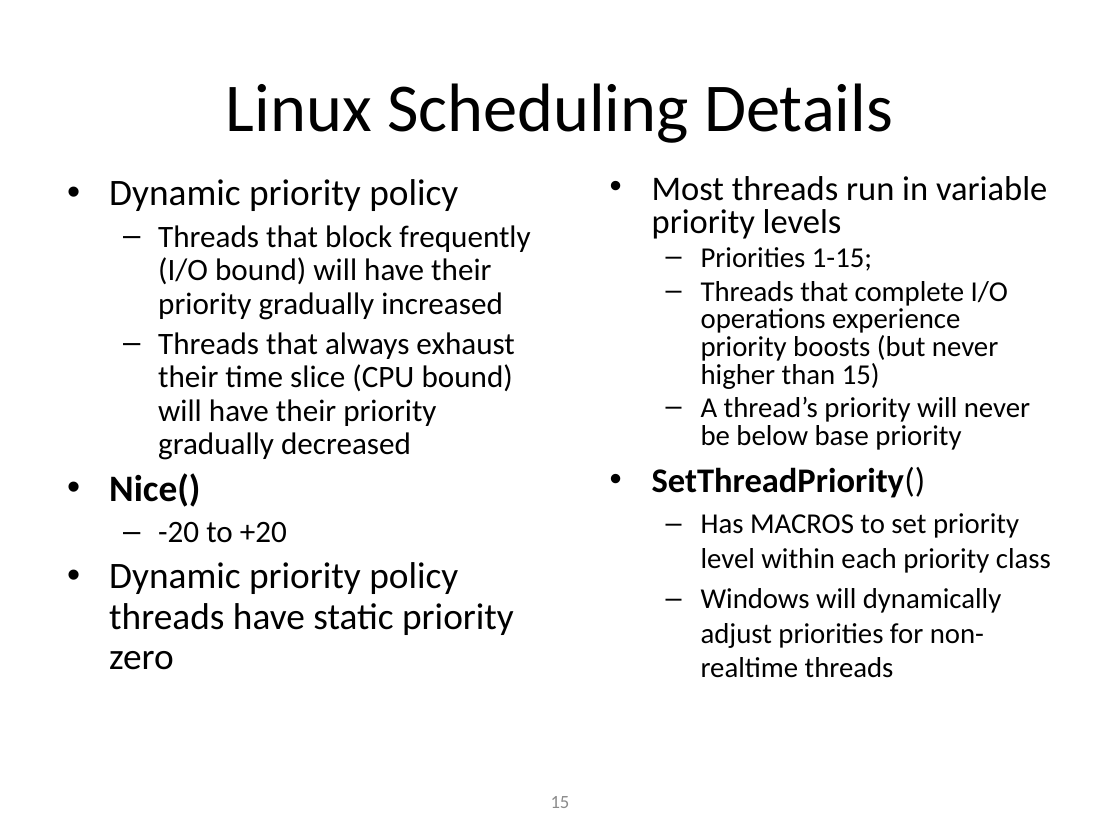
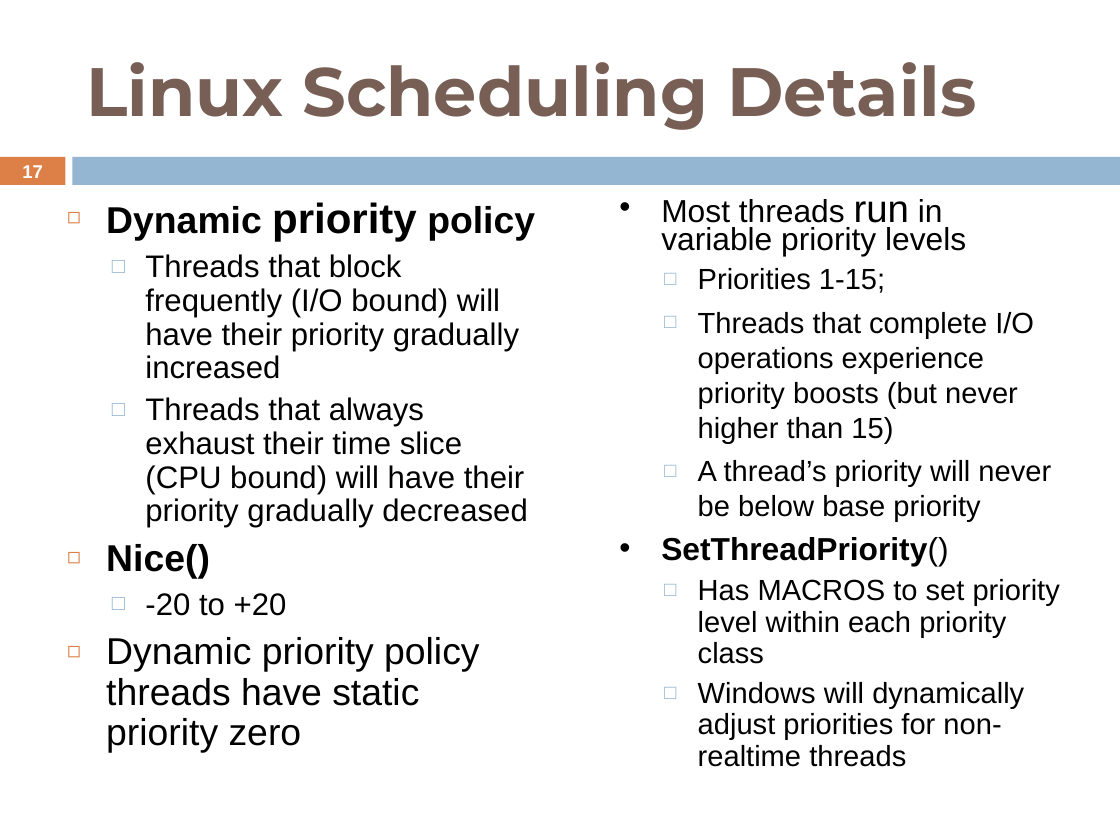
Before and after one commit to shyamrajendran/OS_MPS, a slide deck: slide 17 of 4th_credit/survey.pptx (slide 15 before the commit). Drawn at 1120x840 pixels with LibreOffice and Linux fonts; fonts in the diff are those of the drawing. Boxes give left, top, right and bottom in pixels: in the first picture for what was removed or moved away, otherwise in the second. Text is boxed around its words. In the diff, an @@ line names an element or a change of style, - is before the commit and + after.

```diff
--- a/4th_credit/survey.pptx
+++ b/4th_credit/survey.pptx
@@ title "Linux Scheduling Details": place and size @@
-title "Linux Scheduling Details" at (226,83,893,143)
+title "Linux Scheduling Details" at (86,62,976,130)
@@ title "Linux Scheduling Details" at (86,62,976,130): font Calibri to Montserrat, text colour #000000 to #775F55, bold on; alignment centre to left @@
@@ rectangle added at (0,157,65,185), fill #DD8047 @@
@@ page number added at (22,165,43,178), 11.9 pt, text #FFFFFF, bold @@
+17
@@ rectangle added at (73,157,1120,185), fill #94B6D2 @@
@@ text "Dynamic priority policy": place and size @@
-text "Dynamic priority policy" at (109,179,530,670)
+text "Dynamic priority policy" at (106,202,535,753)
@@ text "Dynamic priority policy" at (106,202,535,753): size 24 to 27 pt in "priority"; font Calibri to Arial; bold on in "Dynamic priority policy"; bullet • to ◻; more space between paragraphs; bullet – to □ @@
@@ text "Most threads run in variable ...": place and size @@
-text "Most threads run in variable ..." at (652,176,1051,678)
+text "Most threads run in variable ..." at (661,199,1060,767)
@@ text "Most threads run in variable ..." at (661,199,1060,767): size 22.2 to 20.4 pt in "Most threads in variable priority levels", "SetThreadPriority()"; size 22.2 to 24.6 pt in "run"; font Calibri to Arial; size 18.5 to 18.7 pt in "Priorities 1-15;", "Threads that complete I/O operations experience priority ...", "A thread’s priority will never be below ...", "Has MACROS to set priority level within ..." and 1 more places; line spacing 0.8 to 0.7; bullet – to □; line spacing 0.8 to 0.9; more space between paragraphs; line spacing 0.8 to 1; line spacing 1 to 0.9 @@
@@ page number removed at (551,796,570,808) @@
-15
```
Also in this commit, not shown: 16 other slides changed, 3 slides added, 1 slide removed.
